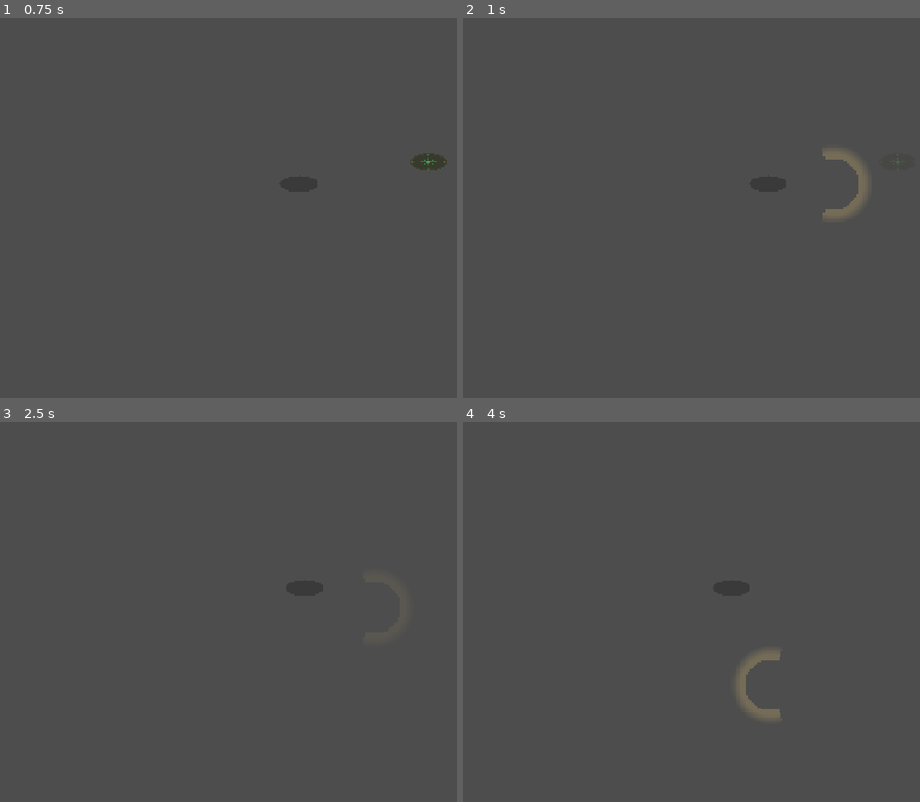
Above: before the commit, frames 1-4 (two rows, left to right).
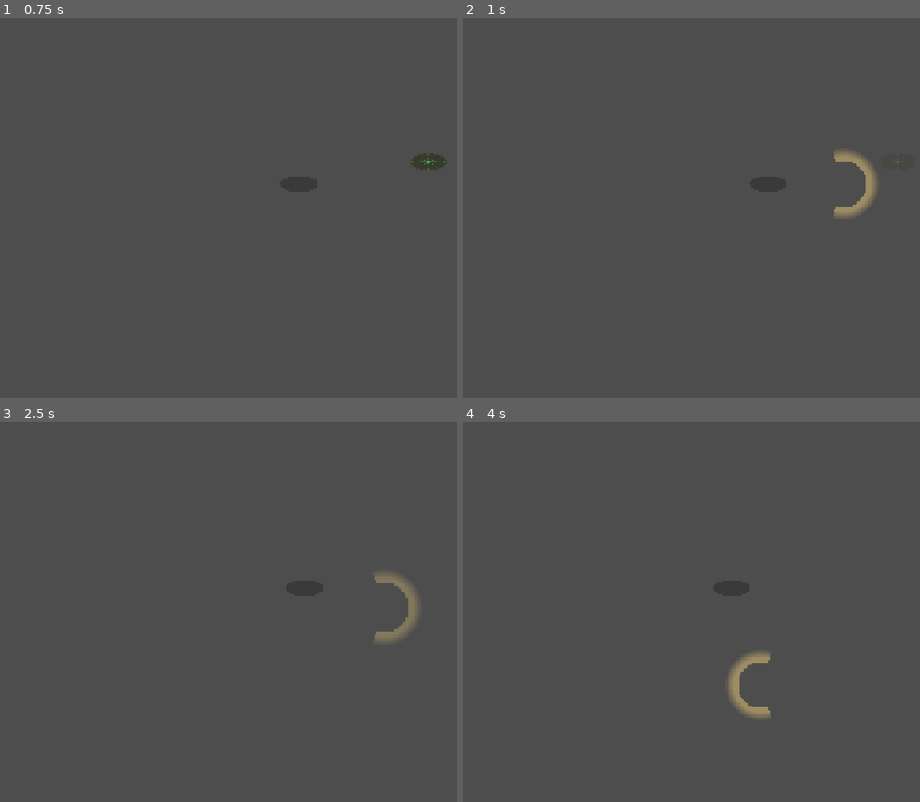
Above: after the commit, the same moments.

Repository: slxny/legends-open-rpg
Game: Godot game, scene res://scenes/player/player.tscn
Same seed, same stepped clock (60 frames per second), same inputs: the game is played once before the commit and once after it. This scene is started directly instead of the project's main scene.
Inputs (mouse positions are in pixels of both pictures, inside the frame that each line leads up to):
- Up to frame 1 (0.75 s): tap Enter at 0.5 s; move the mouse to (411, 162) at 0.52 s; hold D (move_right) from 0.53 s (still down); hold Space (attack) from 0.53 s (still down); click (411, 162) at 0.67 s
- Up to frame 2 (1 s): keep holding D (move_right); keep holding Space (attack)
- Up to frame 3 (2.5 s): release D (move_right) at 1.25 s; release Space (attack) at 1.25 s; drag from (173, 608) to (310, 589) at 1.27 s; tap Space (attack) at 2, 2.3 s; move the mouse to (342, 494) at 2.02 s; hold D (move_right) from 2.03 s (still down); hold E (ability_2) from 2.03 s (still down)
- Up to frame 4 (4 s): release D (move_right) at 2.75 s; release E (ability_2) at 2.75 s; drag from (718, 672) to (773, 589) at 2.77 s; move the mouse to (outside the picture) at 3.52 s; hold A (move_left) from 3.53 s (still down); hold Space (attack) from 3.53 s (still down); tap F (interact) at 3.6 s

Frame 1 is identical in both runs. In frame 2, 0.8% of the frame differs, in the area x 78-91%, y 34-53%; in frame 3, 0.6%; in frame 4, 0.8%.

Commit message:
Widen multi-tap window from 120ms to 180ms for easier specials
Triple-tap (Whirlwind/Arrow Rain) and double-tap (Power Strike/Piercing
Shot) were too hard to trigger — 120ms between taps requires ~8 taps/sec
which is difficult on touchscreens. 180ms is 1.5x more forgiving while
still feeling responsive.

https://claude.ai/code/session_01L3b9EJLMRKJDXXWSLJCZYh

Diff:
--- a/scenes/player/player.gd
+++ b/scenes/player/player.gd
@@ -126,7 +126,7 @@
 var _player_dmg_pool: Array[Label] = []
 const PLAYER_DMG_POOL_MAX: int = 10
 const CHARGE_GRACE: float = 0.15  # Hold this long before suppressing basic attacks
-const TAP_RESOLVE_TIME: float = 0.12  # 120ms buffer — ~7 frames, barely perceptible
+const TAP_RESOLVE_TIME: float = 0.18  # 180ms buffer — more forgiving for multi-tap specials
 const CHARGE_THRESHOLD: float = 1.5   # Hold 1.5s for charged slash
 
 # Screen shake state (procedural, no tween)
--- a/scenes/ui/changelog_dialog.gd
+++ b/scenes/ui/changelog_dialog.gd
@@ -9,9 +9,19 @@
 var _is_visible: bool = false
 var _is_mobile: bool = false
 
-const GAME_VERSION := "v0.44.1"
+const GAME_VERSION := "v0.44.2"
 
 const CHANGELOG: Array[Dictionary] = [
+	{
+		"version": "v0.44.2",
+		"title": "More Forgiving Multi-Tap Specials",
+		"date": "2026-02-23",
+		"entries": [
+			"Tap window for double-tap and triple-tap special attacks widened from 120ms to 180ms",
+			"Whirlwind (triple-tap) and Power Strike (double-tap) are now much easier to trigger",
+			"Same improvement applies to both desktop spacebar and mobile ATK button",
+		]
+	},
 	{
 		"version": "v0.44.1",
 		"title": "Fix Charge Attack Getting Stuck on Mobile",
